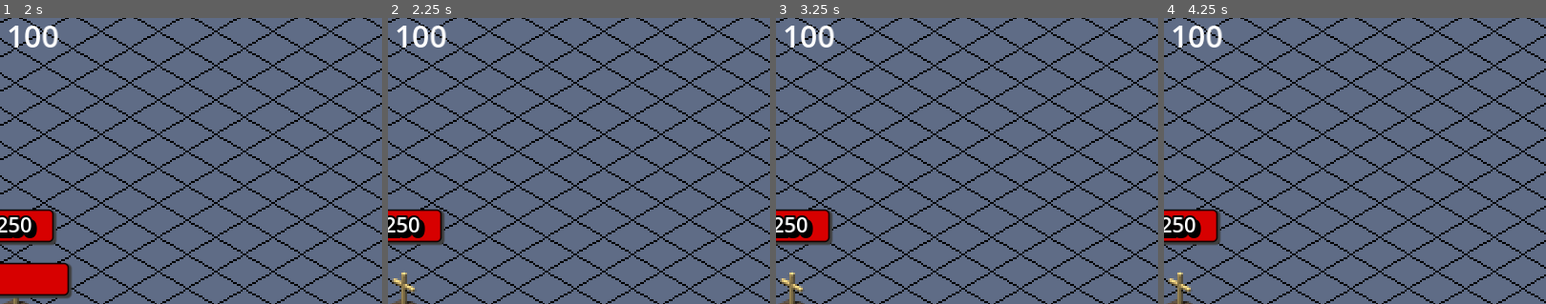
Above: before the commit, frames 1-4 (left to right).
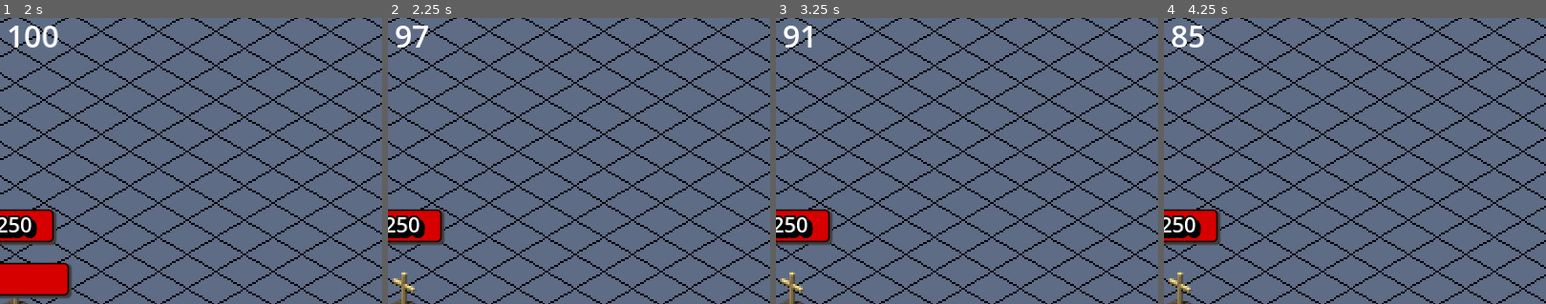
Above: after the commit, the same moments.

Repository: BurntRobot/artifical_heart_at_the_water-s_edge
Game: Godot game, scene res://world.tscn
Same seed, same stepped clock (60 frames per second), same inputs: the game is played once before the commit and once after it.
Inputs:
- Up to frame 1 (2 s): click "Build townhall" at 0.5 s; click "Build kafe" at 1.25 s
- Up to frame 2 (2.25 s): click "Wave" at 2 s
- Up to frame 3 (3.25 s): click "Wave" at 2.75 s
- Up to frame 4 (4.25 s): click "Wave" at 3.5 s
The pictures show only the part of the screen within x 13-63%, y 10-60%; the shares and areas given below are measured in that part.

Frame 1 is identical in both runs. In frame 2, 0.6% of the frame differs, in the area x 2-16%, y 2-11%; in frame 3, 0.6%; in frame 4, 0.5%.

Commit message:
Added water consumption for buildings.

Diff:
--- a/Buildings/building.gd
+++ b/Buildings/building.gd
@@ -9,10 +9,12 @@
 @onready var health_label: Label = $HealthBar/Label
 @onready var area_2d: Area2D = $Area2D
 
+@export var water_in_day = 1
 @export var building_cost: int = 400
 @export var is_built: bool = false
 @export var health: int = 250
 var current_health: int
+
 
 var rotated: bool = false
 var can_build: bool = true
@@ -33,14 +35,15 @@
 	if not is_built:
 		if position != get_global_mouse_position().snapped(Vector2(30, 18)):
 			position = get_global_mouse_position().snapped(Vector2(30, 18))
-		if CityResources.money - building_cost < 0:
+		if CityResources.money - building_cost < 0 or CityResources.water < water_in_day:
 			sprite.self_modulate = Color('ff000089')
 			base._set_all_tiles_to_red()
+			can_build = false
 		else:
 			sprite.self_modulate = Color('ffffff89')
 			base._update_tiles_colors()
 			can_build = true
-		# Место для здания
+		# Place for a building
 		#_on_check_free_ground.emit(base.get_used_cells())
 		#if base_for_water.get_used_cells() == null:
 		#	_on_check_free_water.emit(base_for_water.get_used_cells())
@@ -76,6 +79,11 @@
 func _next_day():
 	if not area_2d.input_pickable and is_built:
 		area_2d.input_pickable = true
+	if is_built:
+		if CityResources.water >= water_in_day:
+			CityResources.water -= water_in_day
+		else:
+			pass # if water down deactivate
 func _next_month(): pass
 
 func set_red_places(_red_tiles: Array[Vector2i]):
--- a/Buildings/kafe.tscn
+++ b/Buildings/kafe.tscn
@@ -9,6 +9,7 @@
 
 [node name="Kafe" instance=ExtResource("1_tqoex")]
 script = ExtResource("2_0680k")
+water_in_day = 3
 building_cost = 300
 health = 150
 
--- a/Buildings/town_hall.gd
+++ b/Buildings/town_hall.gd
@@ -1,10 +1,7 @@
 extends Building
 
 
-func _build():
-	super._build()
-	CityResources.max_houses = 1
-
 func _next_day():
+	super._next_day()
 	if is_built:
 		CityResources.money += 5 #TODO: *workers
--- a/Buildings/town_hall.tscn
+++ b/Buildings/town_hall.tscn
@@ -6,6 +6,7 @@
 
 [node name="TownHall" instance=ExtResource("1_key4u")]
 script = ExtResource("2_5efca")
+water_in_day = 3
 
 [node name="Base" parent="." index="0"]
 tile_map_data = PackedByteArray("AAD//wAAAAACAAAAAAD//wEAAAACAAAAAAD//wIAAAACAAAAAAD/////AAACAAAAAAD///7/AAACAAAAAAABAA …(320 unchanged characters)…
--- a/Buildings/wall.tscn
+++ b/Buildings/wall.tscn
@@ -5,6 +5,7 @@
 
 [node name="Wall" instance=ExtResource("1_cr1d3")]
 script = ExtResource("2_iky6s")
+water_in_day = 0
 building_cost = 200
 health = 100
 
--- a/city_resources.gd
+++ b/city_resources.gd
@@ -8,14 +8,7 @@
 var money: int = 1000
 
 var water: int = 100
-var life_water: int = 30
-var golder_ore: int = 0
-
 var citizens: int = 0
-var workers: int = 0
-var unemployed: int = 0
-
-var max_houses: int = 0
 
 var day: int = 12
 var month: int = 3
